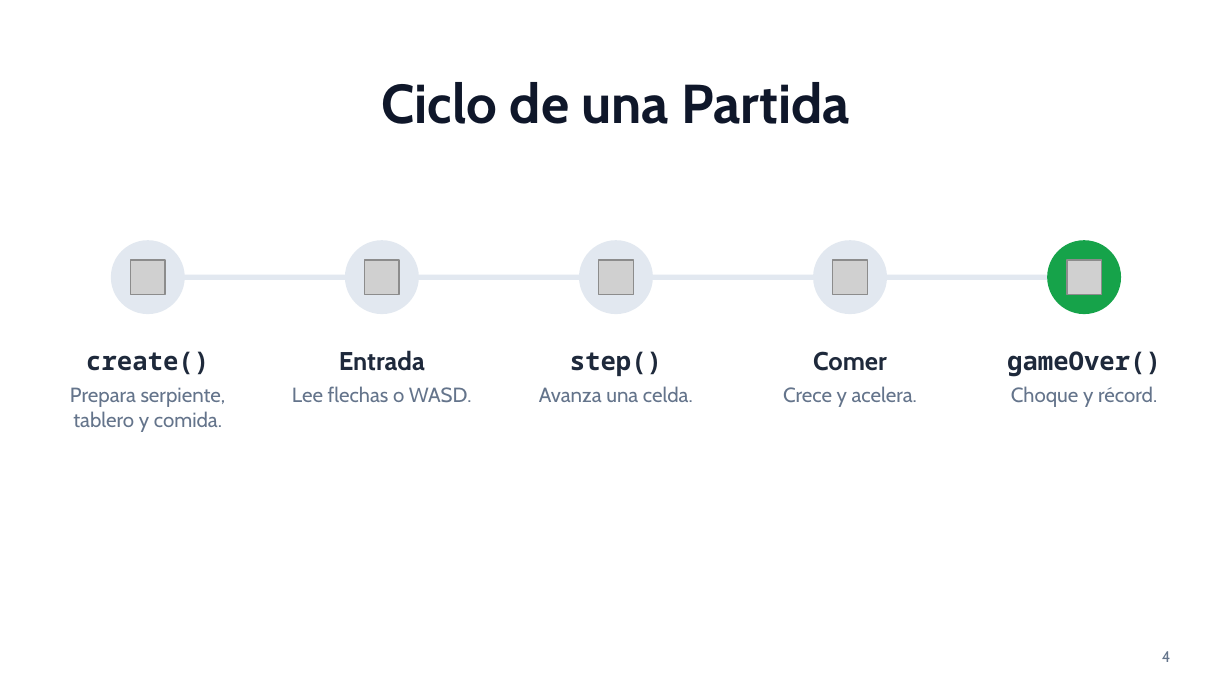
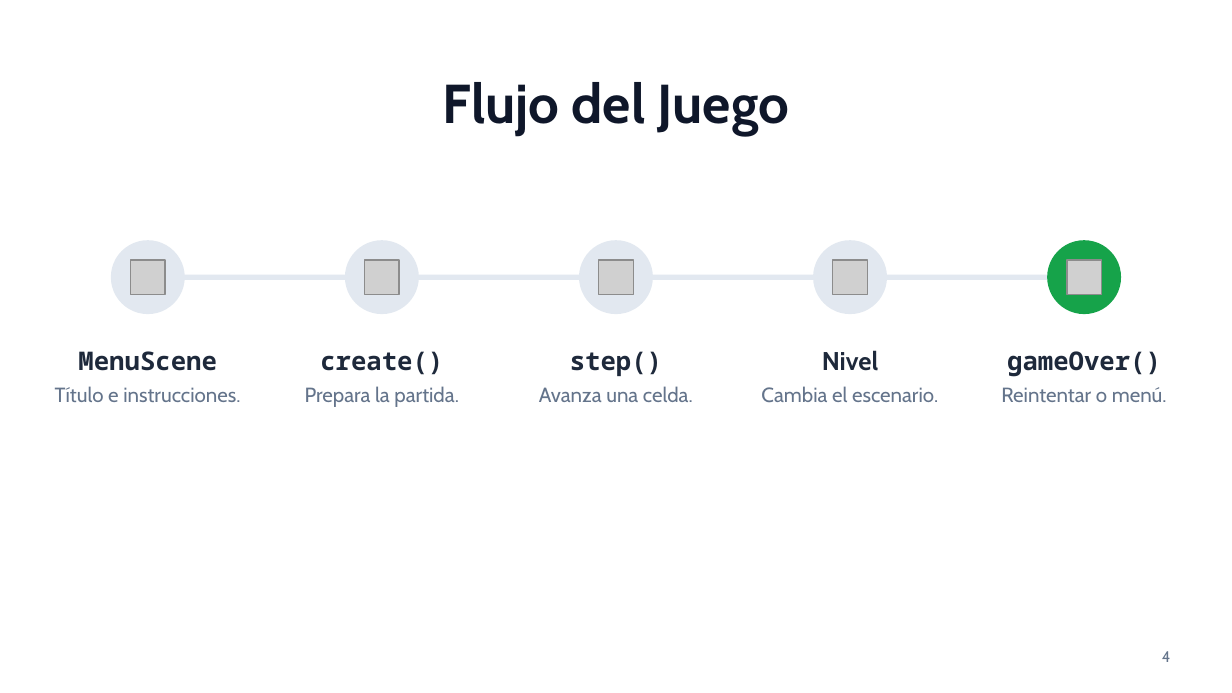
Before and after one commit to 2026B-sof-jueg-gr1/VELASQUEZ-CANDO-CAROL-ABIGAIL-jueg-gr3, a slide deck: slide 4 of Snake/Presentación de Snake.pptx. Drawn at 1232x693 pixels with LibreOffice and Linux fonts; fonts in the diff are those of the drawing; grey boxes stand for pictures. Boxes give left, top, right and bottom in pixels: in the first picture for what was removed or moved away, otherwise in the second. Text is boxed around its words. In the diff, an @@ line names an element or a change of style, - is before the commit and + after.

```diff
--- a/Snake/Presentación de Snake.pptx
+++ b/Snake/Presentación de Snake.pptx
@@ title at box(443, 82, 789, 136): text changed @@
-Ciclo de una Partida
+Flujo del Juego
@@ text at box(78, 351, 216, 371): text changed @@
-create()
+MenuScene
@@ text at box(320, 351, 443, 375): text changed; font Cabin to Noto Sans Mono @@
-Entrada
+create()
@@ text at box(822, 350, 878, 371): text changed @@
-Comer
+Nivel
@@ text at box(55, 386, 240, 402): text changed @@
-Prepara serpiente, tablero y comida.
+Título e instrucciones.
@@ text at box(305, 386, 459, 407): text changed @@
-Lee flechas o WASD.
+Prepara la partida.
@@ text at box(761, 386, 938, 403): text changed @@
-Crece y acelera.
+Cambia el escenario.
@@ text at box(1001, 387, 1167, 402): text changed @@
-Choque y récord.
+Reintentar o menú.
```
Also in this commit, not shown: 6 other slides changed, 6 slides added, 2 slides removed, 1 other file.
